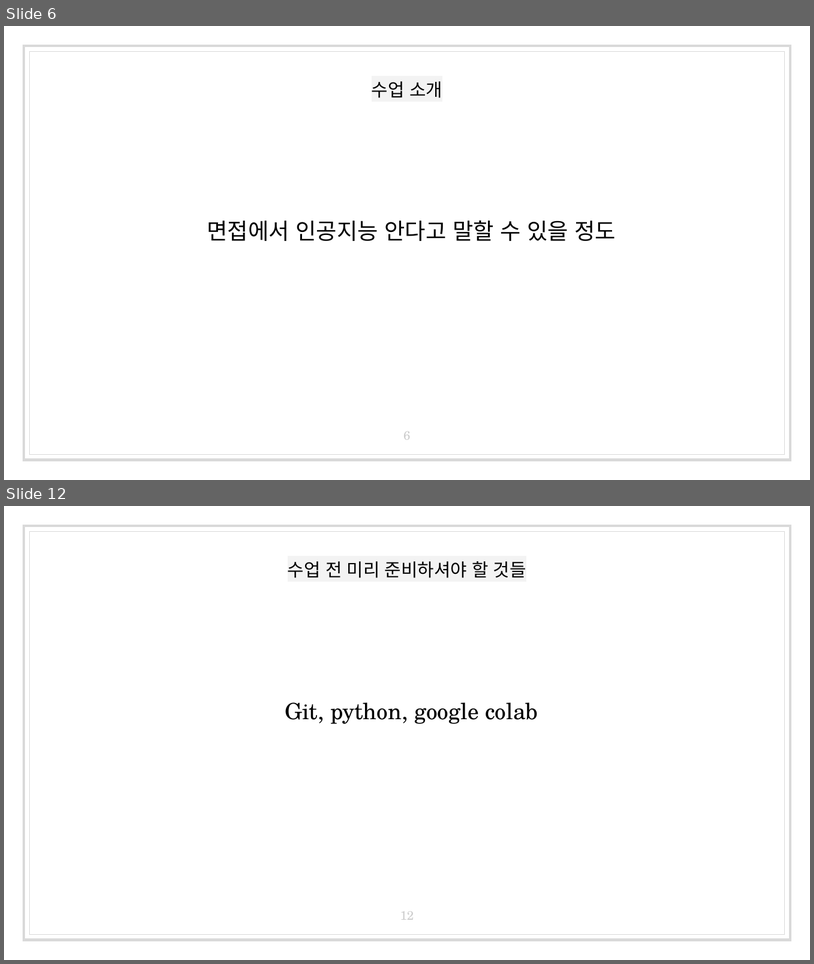
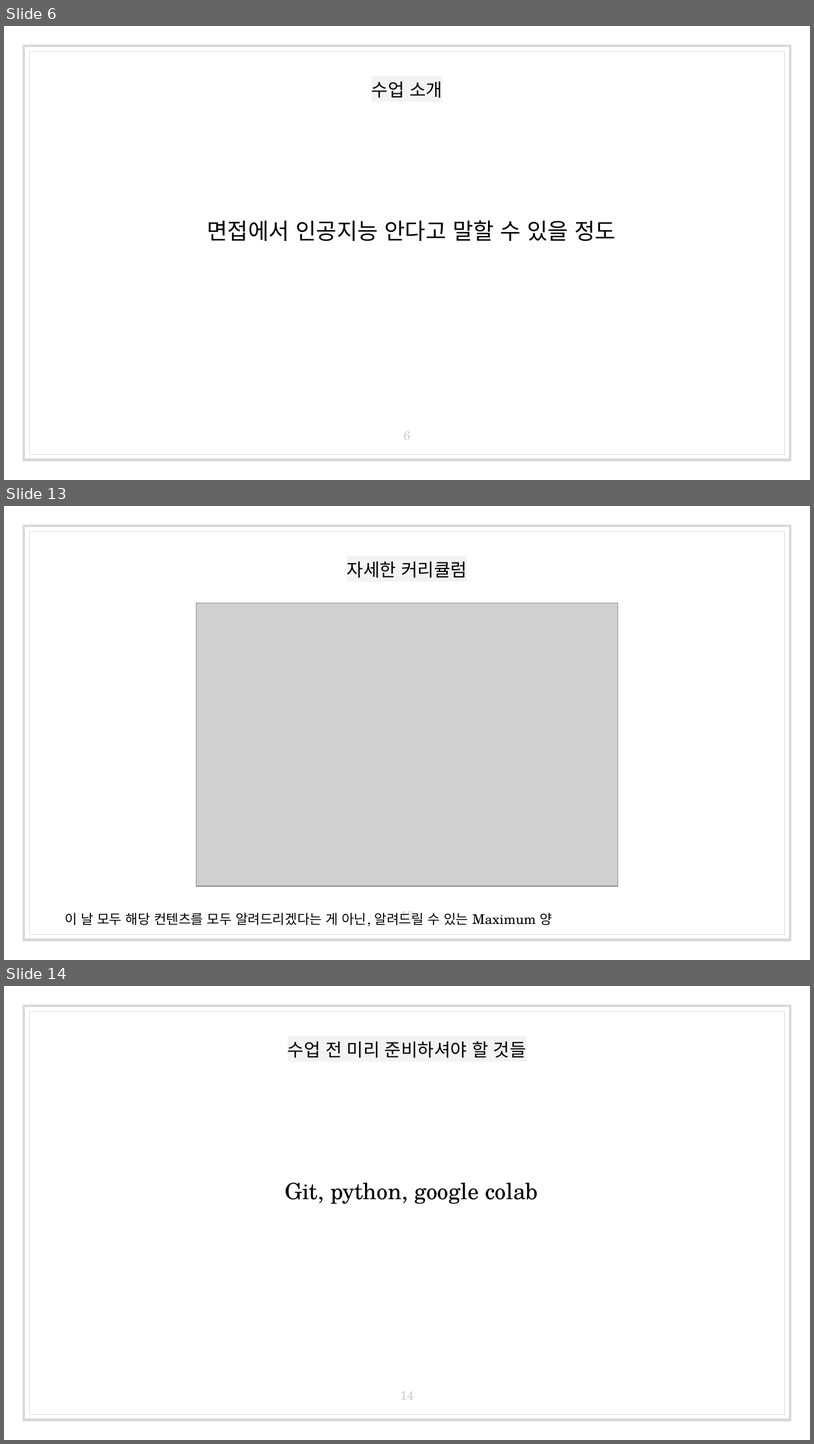
Before and after one commit to kangtegong-lectures/ai-class, a slide deck: 1일차/1026-1-오리엔테이션.pptx. Shown one above the other, each under a label of ours: slides 6 and 12 before the commit, slides 6, 13 and 14 after it; the slides between them are not shown. The pictures are 814x964 and 814x1444 pixels, drawn with LibreOffice and Linux fonts; fonts in the diff are those of the drawing; grey boxes stand for pictures. Boxes give left, top, right and bottom in pixels: in the first picture for what was removed or moved away, otherwise in the second. Text is boxed around its words. In the diff, an @@ line names an element or a change of style, - is before the commit and + after.

```diff
--- a/1일차/1026-1-오리엔테이션.pptx
+++ b/1일차/1026-1-오리엔테이션.pptx
@@ slide 13 added at (4,506,810,960), background #FFFFFF; not listed: 2 template elements that a slide beside it also shows @@
@@ title added at (347,561,467,578), 16 pt, text #000000 @@
+자세한 커리큘럼
@@ picture added at (197,603,618,886) @@
@@ text added at (65,911,424,926), 12 pt, text #000000 @@
+이 날 모두 해당 컨텐츠를 모두 알려드리겠다는 게 아닌, 알려드릴 수 있는 Maximum 양
@@ page number added at (401,911,414,924), 11 pt, text #CCCCCC @@
+13
@@ what was slide 12 is now slide 14 @@
@@ page number at (401,1391,414,1399): text changed @@
-12
+14
```
Also in this commit, not shown: 5 slides changed, 1 other slide added, 2 slides removed, 7 other files.
